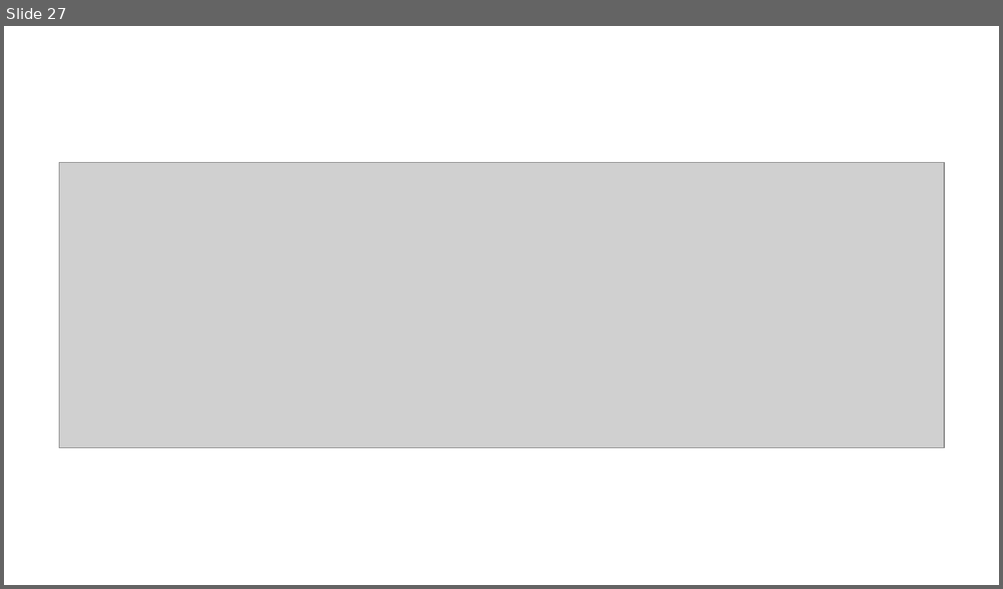
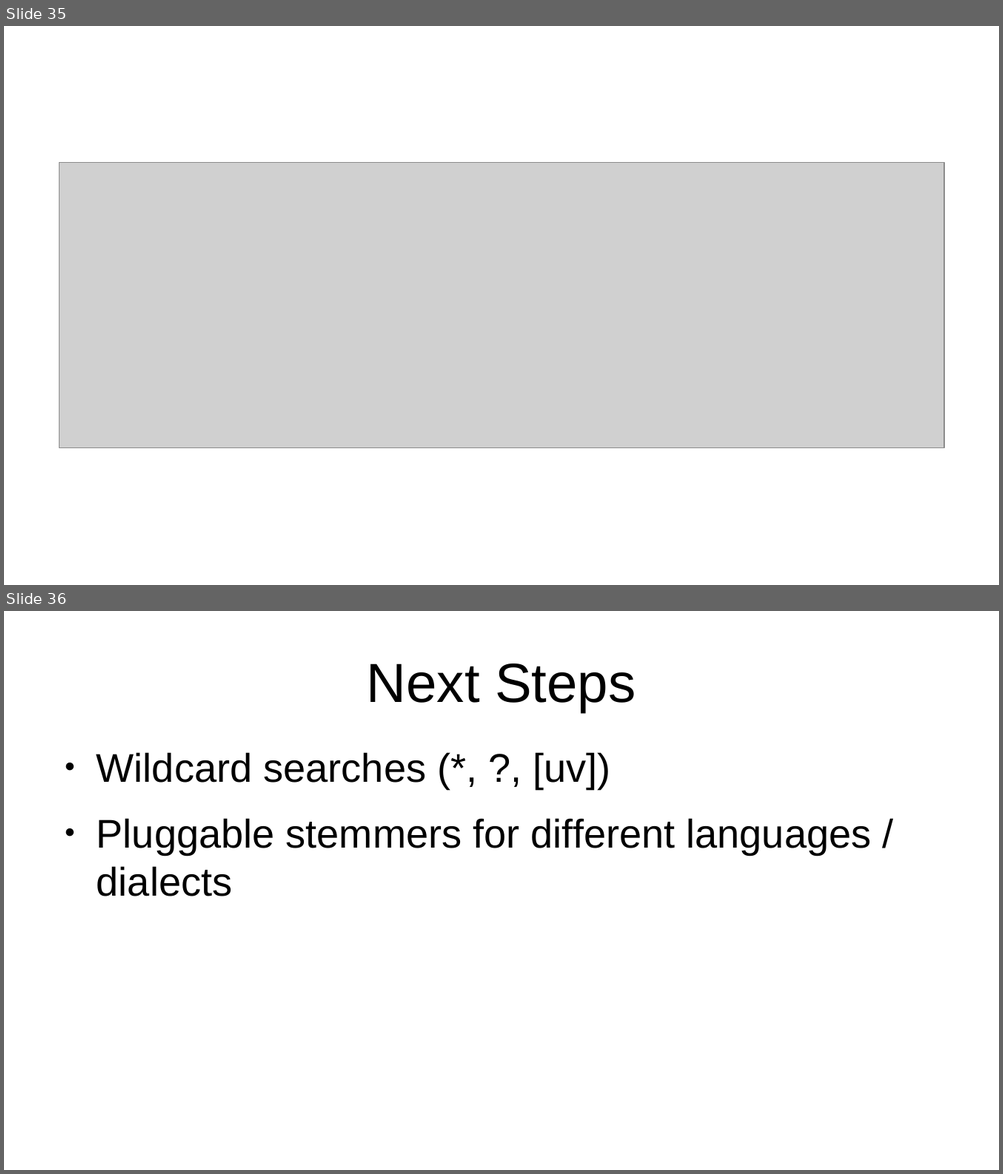
Before and after one commit to projectEndings/Endings, a slide deck: presentations/dhsi2020/staticSearch.odp. Shown one above the other, each under a label of ours: slide 27 before the commit, slides 35 and 36 after it. The pictures are 1003x589 and 1003x1174 pixels, drawn with LibreOffice and Linux fonts; fonts in the diff are those of the drawing; grey boxes stand for pictures. Boxes give left, top, right and bottom in pixels: in the first picture for what was removed or moved away, otherwise in the second. Text is boxed around its words. In the diff, an @@ line names an element or a change of style, - is before the commit and + after.

```diff
--- a/presentations/dhsi2020/staticSearch.odp
+++ b/presentations/dhsi2020/staticSearch.odp
@@ slide 36 added at (4, 611, 999, 1170), background #FFFFFF @@
@@ title added at (367, 664, 635, 712), 44 pt, text #000000 @@
+Next Steps
@@ text added at (96, 752, 871, 897), 32 pt, text #000000 @@
+● Wildcard searches (*, ?, [uv])
+● Pluggable stemmers for different languages / dialects
@@ what was slide 27 is now slide 35 @@
```
Also in this commit, not shown: 2 slides changed, 10 other slides added.
